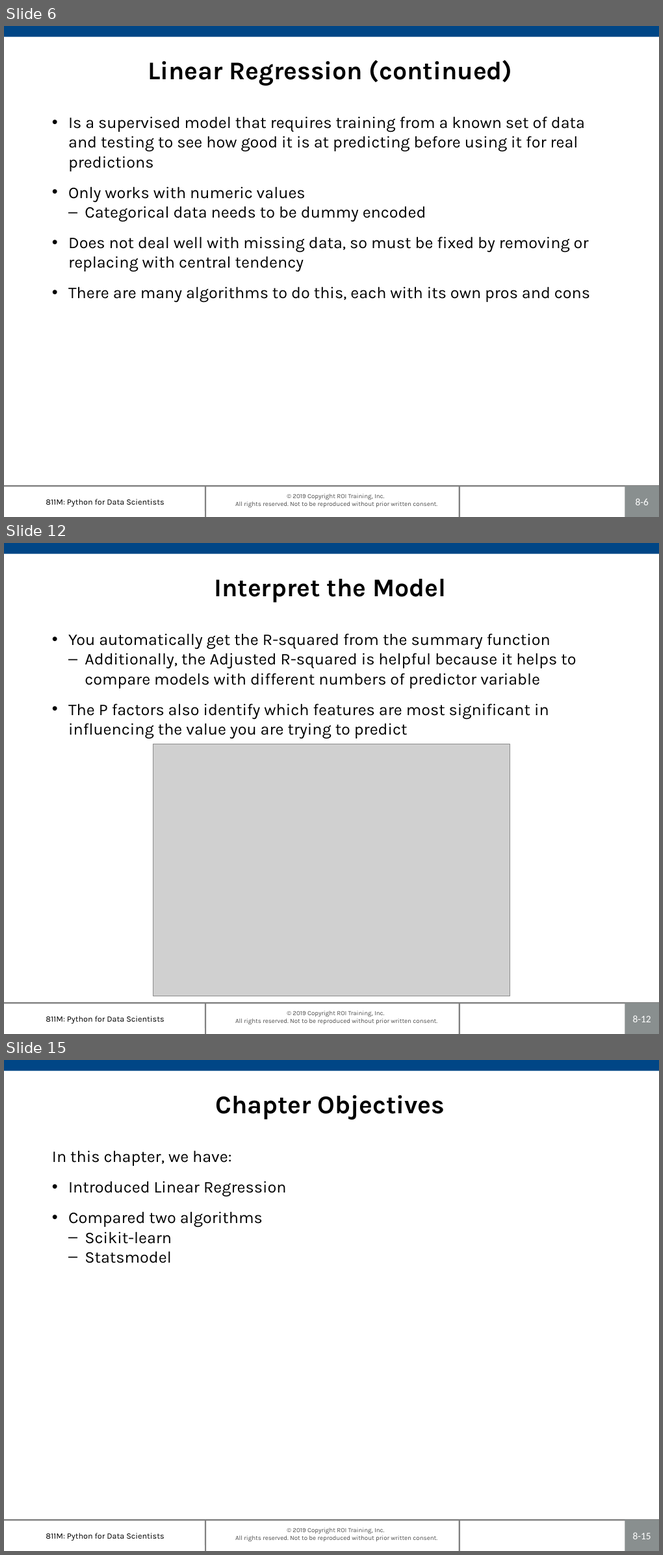
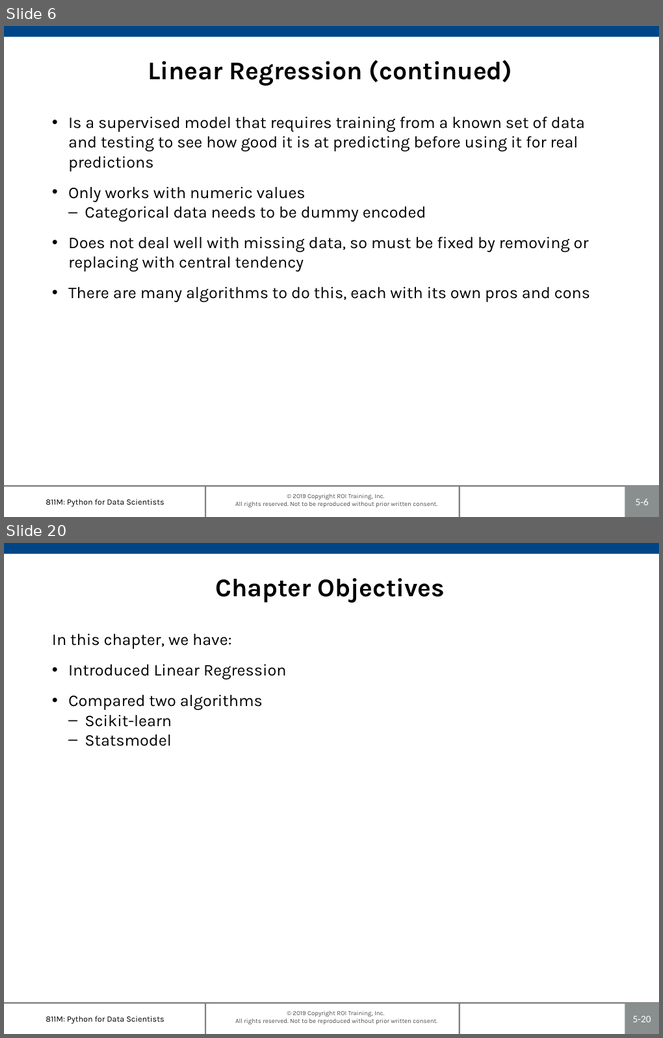
Before and after one commit to roitraining/SparkforDataEngineers, a slide deck: Ch05_RegressionAnalysis.pptx. Shown one above the other, each under a label of ours: slides 6, 12 and 15 before the commit, slides 6 and 20 after it; the slides between them are not shown. The pictures are 663x1555 and 663x1038 pixels, drawn with LibreOffice and Linux fonts; fonts in the diff are those of the drawing; grey boxes stand for pictures; background and template pictures are left out. Boxes give left, top, right and bottom in pixels: in the first picture for what was removed or moved away, otherwise in the second. Text is boxed around its words. In the diff, an @@ line names an element or a change of style, - is before the commit and + after.

```diff
--- a/Ch05_RegressionAnalysis.pptx
+++ b/Ch05_RegressionAnalysis.pptx
@@ slide 12 removed at bbox=[4, 543, 659, 1034], background #FFFFFF; not listed: 7 template elements that a slide beside it also shows @@
@@ title removed at bbox=[214, 579, 446, 603] @@
-Interpret the Model
@@ text removed at bbox=[68, 633, 576, 739] @@
-• You automatically get the R-squared from the summary function
-  – Additionally, the Adjusted R-squared is helpful because it helps to compare models with different numbers of predictor variable
-• The P factors also identify which features are most significant in influencing the value you are trying to predict
@@ picture removed at bbox=[154, 744, 510, 997] @@
@@ page number at bbox=[636, 499, 649, 506]: text changed @@
-8-6
+5-6
@@ what was slide 15 is now slide 20 @@
@@ page number at bbox=[633, 1016, 651, 1023]: text changed @@
-8-15
+5-20
```
Also in this commit, not shown: 7 slides changed, 9 slides added, 3 other slides removed, 24 other files.
